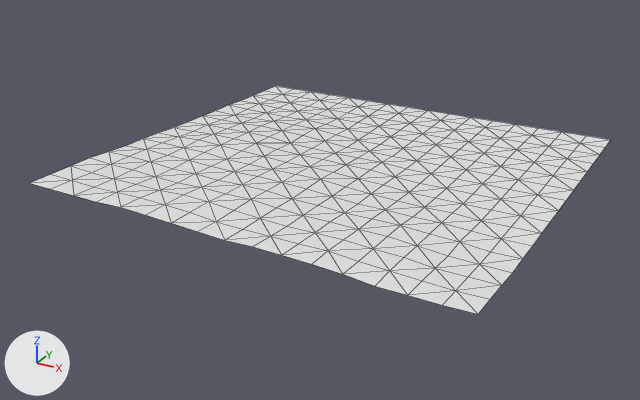
One commit to the OBJ model assets/maps/chunks/terrain_lod1_1_-6.obj: the scene before it, then after it.
Both versions are drawn from a 50 mm camera at (304.6, 482.8, 87.5) aimed at (187.4, 695.9, -19.1). Lighting does not change. The marker at lower left points along +X, +Y and +Z. The older version comes first. Mesh edges are drawn as thin lines. Where no turn or scale is listed for an object, it has been applied to the vertices.

Names of what the first picture shows: 'terrain_lod1_1_-6'.
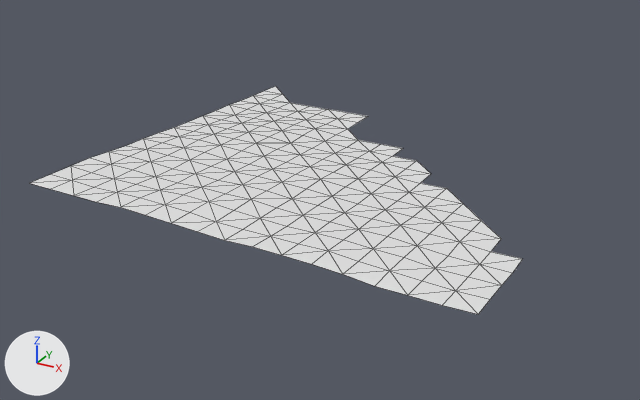
Location of each change, [x1, y1, x2, y2] in pixels of the pictures (640 x 400 px):
'terrain_lod1_1_-6', reshaped (15% narrower)
    before: [30, 86, 610, 314]
    after: [30, 86, 523, 314]
part 1 of me_terrain_lod1_1__6, deleted
    before: [276, 86, 610, 259]

What changed in the scene script:
```text
Change me_terrain_lod1_1__6:
    used by ob_terrain_lod1_1__6; location = (0.0, 0.0, 0.0)
    remove me_terrain_lod1_1__6.from_pydata(...)  # 289 vertices, 512 faces; spans x 128.0..256.0, y 640.0..768.0, z -10.8..-5.1
    add me_terrain_lod1_1__6.from_pydata(...)  # 200 vertices, 341 faces; spans x 128.0..256.0, y 640.0..768.0, z -10.8..-5.1
    me_terrain_lod1_1__6 part 1
    89 vertices are removed from x 136.0..256.0, y 680.0..768.0, z -10.8
    171 faces are deleted
```
